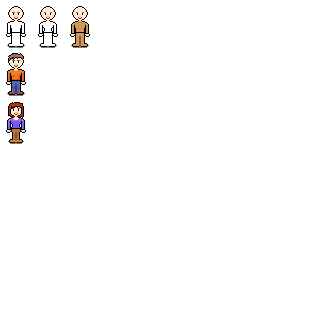
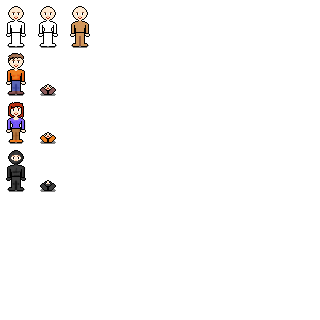
Layer changes from the first 320 x 320 image to the second:
added layer "Ninja Shading" (soft light) above "Ninja" over [8, 150, 26, 191]
added layer "Ninja" above "Neutral" over [6, 150, 56, 192]
painted on "Female PC" over [40, 132, 56, 144]
painted on "Male PC" over [40, 84, 56, 96]
